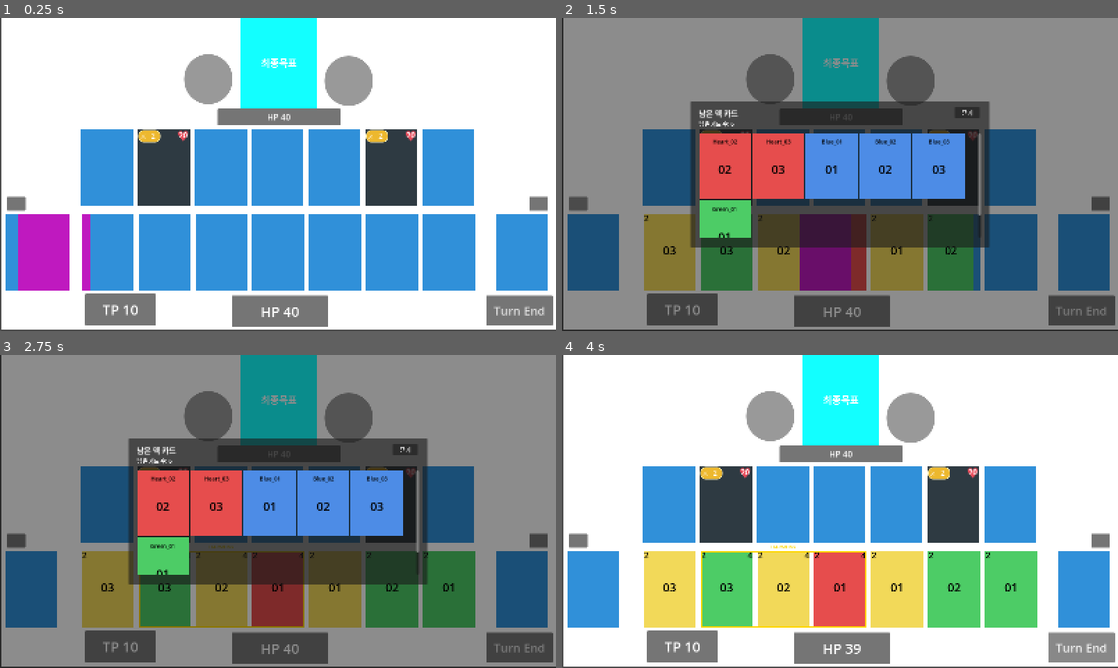
Above: before the commit, frames 1-4 (two rows, left to right).
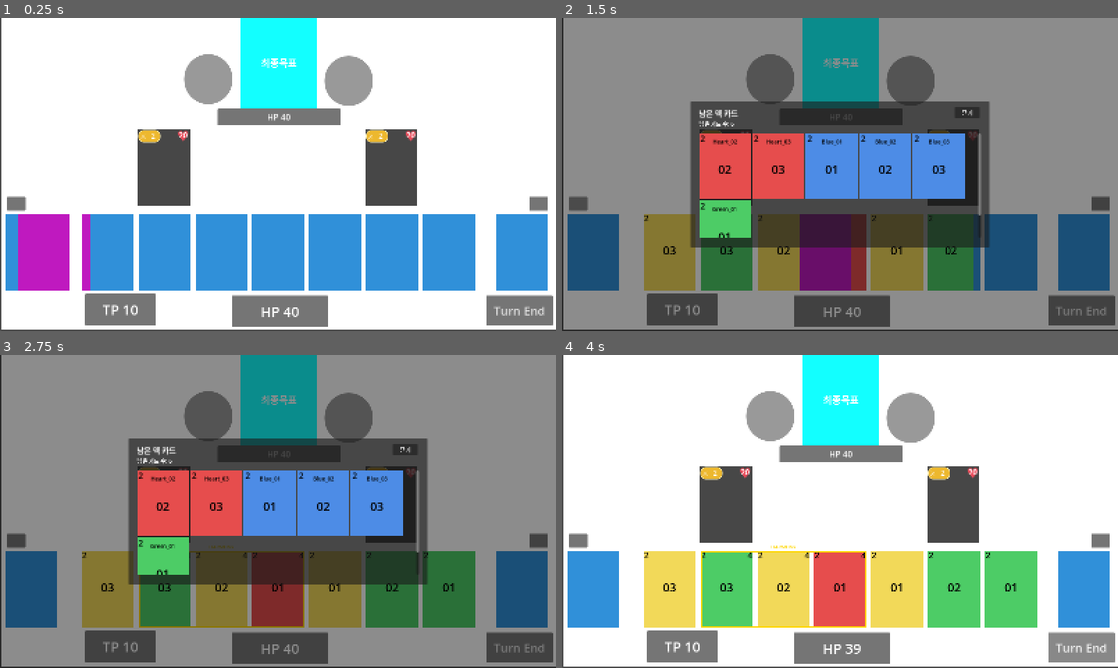
Above: after the commit, the same moments.

Repository: jeungwonkyo/card-battle-prototype
Game: Godot game, scene res://BattleScene.tscn
Same seed, same stepped clock (60 frames per second), same inputs: the game is played once before the commit and once after it. The project has no main scene, so this scene is started directly.
Inputs (mouse positions are in pixels of both pictures, inside the frame that each line leads up to):
- Up to frame 1 (0.25 s): no input
- Up to frame 2 (1.5 s): click "Turn End" at 0.5 s; click (578, 202) at 1.25 s
- Up to frame 3 (2.75 s): click (539, 539) at 2 s
- Up to frame 4 (4 s): click "닫기" at 2.75 s; click "Turn End" at 3.5 s

The runs differ from the first frame. In frame 1, 16% of the frame differs, in the area x 14-86%, y 35-60%; in frame 2, 5.8%; in frame 3, 5.8%; in frame 4, 16%.

Commit message:
카드화 직전

Diff:
--- a/BattleScene.gd
+++ b/BattleScene.gd
@@ -8,6 +8,7 @@
 const CardBuffDebuffSystemScript = preload("res://CardBuffDebuffSystem.gd")
 const CardDefinitionScript = preload("res://CardDefinition.gd")
 const CardEffectSystemScript = preload("res://CardEffectSystem.gd")
+const BattleTempResultPopupScript = preload("res://BattleTempResultPopup.gd")
 
 @onready var player_field_layer: Control = $Layer1_PlayerField
 @onready var deck_body: PileBody = $Layer1_PlayerField/Deck
@@ -67,6 +68,8 @@
 var card_buff_debuff_system: CardBuffDebuffSystem = null
 var card_definition: CardDefinition = null
 var card_effect_system: CardEffectSystem = null
+var battle_temp_result_popup: BattleTempResultPopup = null
+var is_temporary_battle_result_open: bool = false
 var is_combo_attack_in_progress: bool = false
 
 func _ready() -> void:
@@ -80,6 +83,7 @@
 	_setup_card_effect_system()
 	_setup_card_stat_system()
 	_setup_monster_action_system()
+	_setup_battle_temp_result_popup()
 	_build_start_deck()
 	_create_pile_popup()
 	_setup_test_monsters()
@@ -161,6 +165,61 @@
 	monster_action_system.setup(self)
 
 	print("몬스터 행동 시스템 연결 완료")
+
+func _setup_battle_temp_result_popup() -> void:
+	if battle_temp_result_popup != null:
+		return
+
+	battle_temp_result_popup = BattleTempResultPopupScript.new() as BattleTempResultPopup
+	if battle_temp_result_popup == null:
+		print("임시 전투 결과 팝업 생성 실패")
+		return
+
+	add_child(battle_temp_result_popup)
+
+	if not battle_temp_result_popup.restart_requested.is_connected(_on_battle_temp_result_restart_requested):
+		battle_temp_result_popup.restart_requested.connect(_on_battle_temp_result_restart_requested)
+
+	print("임시 전투 결과 팝업 연결 완료")
+
+func _on_battle_temp_result_restart_requested() -> void:
+	is_temporary_battle_result_open = false
+
+	if battle_temp_result_popup != null and is_instance_valid(battle_temp_result_popup):
+		battle_temp_result_popup.hide_popup()
+
+	get_tree().reload_current_scene()
+
+func _open_temporary_game_over() -> void:
+	if is_temporary_battle_result_open:
+		return
+
+	is_temporary_battle_result_open = true
+
+	if battle_temp_result_popup != null and is_instance_valid(battle_temp_result_popup):
+		battle_temp_result_popup.show_game_over()
+
+	print("임시 전투 결과 / GAME OVER")
+
+func _open_temporary_stage_clear() -> void:
+	if is_temporary_battle_result_open:
+		return
+
+	is_temporary_battle_result_open = true
+
+	if battle_temp_result_popup != null and is_instance_valid(battle_temp_result_popup):
+		battle_temp_result_popup.show_stage_clear()
+
+	print("임시 전투 결과 / STAGE CLEAR")
+
+func _get_player_hp_for_temp_result() -> int:
+	if not _can_use_player_status_ui():
+		return -1
+
+	return player_status_ui.get_hp()
+
+func _is_player_dead_for_temp_result() -> bool:
+	return _get_player_hp_for_temp_result() <= 0
 
 func _run_monster_action_phase(trigger_type: String) -> void:
 	if monster_action_system == null:
@@ -299,6 +358,9 @@
 
 	print("최종목표 피격 / 피해:", damage, "/ 남은 HP:", next_hp)
 
+	if next_hp <= 0:
+		_open_temporary_stage_clear()
+
 func _fix_scene_input_layers() -> void:
 	var ignore_paths: Array[String] = [
 		"Layer1_PlayerField/ColorRect",
@@ -353,6 +415,9 @@
 func _on_end_turn_button_pressed() -> void:
 	print("턴 종료 버튼 눌림")
 
+	if is_temporary_battle_result_open:
+		return
+
 	if is_opening_deal_in_progress:
 		print("턴 종료 무시 / 오프닝 배치 중")
 		return
@@ -362,6 +427,10 @@
 		return
 
 	await _run_monster_action_phase("turn_end")
+
+	if _is_player_dead_for_temp_result():
+		_open_temporary_game_over()
+		return
 
 	if _can_use_player_status_ui():
 		player_status_ui.reset_tp_to_start()
@@ -398,6 +467,8 @@
 	new_card.data_id = data_id
 	new_card.combo_id = combo_id
 	new_card.card_name = card_name
+	new_card.suit = ""
+	new_card.faction = ""
 	new_card.owner_side = owner_side
 	new_card.base_level = default_card_level
 	new_card.temp_level_delta = 0
@@ -406,9 +477,14 @@
 		var definition: Dictionary = card_definition.get_definition_by_data_id(data_id)
 		var display_name: String = String(definition.get("display_name", card_name))
 		var definition_id: String = String(definition.get("definition_id", ""))
+		var suit: String = String(definition.get("suit", ""))
+		var faction: String = String(definition.get("faction", ""))
 
 		if display_name != "":
 			new_card.card_name = display_name
+
+		new_card.suit = suit
+		new_card.faction = faction
 
 		if definition_id != "":
 			new_card.set_meta("card_definition_id", definition_id)
@@ -1563,6 +1639,9 @@
 
 		attack_order_index += 1
 
+		if is_temporary_battle_result_open:
+			break
+
 	if preview_owner != null and is_instance_valid(preview_owner):
 		if preview_owner.has_method("finish_combo_drag_attack_preview"):
 			preview_owner.finish_combo_drag_attack_preview()
@@ -1581,7 +1660,16 @@
 	_refresh_open_pile_popup()
 	clear_combo_drag_target_highlight()
 
+	if is_temporary_battle_result_open:
+		is_combo_attack_in_progress = false
+		return
+
 	await _run_monster_action_phase("after_combo")
+
+	if _is_player_dead_for_temp_result():
+		_open_temporary_game_over()
+		is_combo_attack_in_progress = false
+		return
 
 	is_combo_attack_in_progress = false
 
@@ -2364,6 +2452,17 @@
 	bg.color = _get_popup_card_color_by_combo_id(int(card_state.combo_id))
 	bg.mouse_filter = Control.MOUSE_FILTER_IGNORE
 	root.add_child(bg)
+
+	var level_label: Label = Label.new()
+	level_label.position = Vector2(4, -2)
+	level_label.size = Vector2(40, 24)
+	level_label.horizontal_alignment = HORIZONTAL_ALIGNMENT_LEFT
+	level_label.vertical_alignment = VERTICAL_ALIGNMENT_CENTER
+	level_label.text = str(int(card_state.get_current_level()))
+	level_label.add_theme_font_size_override("font_size", 24)
+	level_label.add_theme_color_override("font_color", _get_popup_card_level_color(card_state))
+	level_label.mouse_filter = Control.MOUSE_FILTER_IGNORE
+	root.add_child(level_label)
 
 	var name_label: Label = Label.new()
 	name_label.position = Vector2(0, 12)
@@ -2424,6 +2523,21 @@
 		return ""
 
 	return parts[1]
+
+func _get_popup_card_level_color(card_state) -> Color:
+	if card_state == null:
+		return Color(0, 0, 0, 1)
+
+	var current_level: int = int(card_state.get_current_level())
+	var base_level: int = int(card_state.base_level)
+
+	if current_level > base_level:
+		return Color(1.0, 0.85, 0.1, 1.0)
+
+	if current_level < base_level:
+		return Color(1.0, 0.25, 0.25, 1.0)
+
+	return Color(0, 0, 0, 1)
 
 func _get_popup_card_color_by_combo_id(combo_id: int) -> Color:
 	match combo_id:
--- a/BattleScene.tscn
+++ b/BattleScene.tscn
@@ -379,6 +379,7 @@
 script = ExtResource("1_ttbo7")
 
 [node name="ColorRect" type="ColorRect" parent="Layer2_MonsterField/M_SlotStation/MonsterSlot7" unique_id=1495262738]
+visible = false
 layout_mode = 1
 anchors_preset = 15
 anchor_right = 1.0
@@ -397,6 +398,7 @@
 script = ExtResource("1_ttbo7")
 
 [node name="ColorRect" type="ColorRect" parent="Layer2_MonsterField/M_SlotStation/MonsterSlot6" unique_id=865931604]
+visible = false
 layout_mode = 1
 anchors_preset = 15
 anchor_right = 1.0
@@ -414,6 +416,7 @@
 script = ExtResource("1_ttbo7")
 
 [node name="ColorRect" type="ColorRect" parent="Layer2_MonsterField/M_SlotStation/MonsterSlot5" unique_id=1178978591]
+visible = false
 layout_mode = 1
 anchors_preset = 15
 anchor_right = 1.0
@@ -438,6 +441,7 @@
 script = ExtResource("1_ttbo7")
 
 [node name="ColorRect" type="ColorRect" parent="Layer2_MonsterField/M_SlotStation/MonsterSlot4" unique_id=1349905421]
+visible = false
 layout_mode = 1
 anchors_preset = 15
 anchor_right = 1.0
@@ -455,6 +459,7 @@
 script = ExtResource("1_ttbo7")
 
 [node name="ColorRect" type="ColorRect" parent="Layer2_MonsterField/M_SlotStation/MonsterSlot3" unique_id=1578340058]
+visible = false
 layout_mode = 1
 anchors_preset = 15
 anchor_right = 1.0
@@ -472,6 +477,7 @@
 script = ExtResource("1_ttbo7")
 
 [node name="ColorRect" type="ColorRect" parent="Layer2_MonsterField/M_SlotStation/MonsterSlot2" unique_id=607154510]
+visible = false
 layout_mode = 1
 anchors_preset = 15
 anchor_right = 1.0
@@ -489,6 +495,7 @@
 script = ExtResource("1_ttbo7")
 
 [node name="ColorRect" type="ColorRect" parent="Layer2_MonsterField/M_SlotStation/MonsterSlot1" unique_id=1129038640]
+visible = false
 layout_mode = 1
 anchors_preset = 15
 anchor_right = 1.0
--- /dev/null
+++ b/BattleTempResultPopup.gd
@@ -0,0 +1,105 @@
+extends CanvasLayer
+class_name BattleTempResultPopup
+
+signal restart_requested
+
+var overlay: ColorRect = null
+var panel: Panel = null
+var title_label: Label = null
+var message_label: Label = null
+var restart_button: Button = null
+
+func _ready() -> void:
+	layer = 200
+	visible = false
+	_build_ui()
+	_refresh_layout()
+
+func _notification(what: int) -> void:
+	if what == NOTIFICATION_WM_SIZE_CHANGED:
+		_refresh_layout()
+
+func show_game_over() -> void:
+	_show_result("GAME OVER", "Player HP reached 0.", "Restart Battle")
+
+func show_stage_clear() -> void:
+	_show_result("STAGE CLEAR", "Final Objective defeated.", "Restart Battle")
+
+func hide_popup() -> void:
+	visible = false
+
+func _show_result(title_text: String, message_text: String, button_text: String) -> void:
+	if overlay == null:
+		return
+
+	title_label.text = title_text
+	message_label.text = message_text
+	restart_button.text = button_text
+
+	_refresh_layout()
+	visible = true
+
+func _build_ui() -> void:
+	overlay = ColorRect.new()
+	overlay.color = Color(0, 0, 0, 0.55)
+	overlay.mouse_filter = Control.MOUSE_FILTER_STOP
+	add_child(overlay)
+
+	panel = Panel.new()
+	panel.mouse_filter = Control.MOUSE_FILTER_STOP
+	overlay.add_child(panel)
+
+	var panel_style := StyleBoxFlat.new()
+	panel_style.bg_color = Color(0.16, 0.16, 0.16, 0.96)
+	panel_style.border_width_left = 2
+	panel_style.border_width_top = 2
+	panel_style.border_width_right = 2
+	panel_style.border_width_bottom = 2
+	panel_style.border_color = Color(0.8, 0.8, 0.8, 1.0)
+	panel.add_theme_stylebox_override("panel", panel_style)
+
+	title_label = Label.new()
+	title_label.horizontal_alignment = HORIZONTAL_ALIGNMENT_CENTER
+	title_label.vertical_alignment = VERTICAL_ALIGNMENT_CENTER
+	title_label.add_theme_font_size_override("font_size", 34)
+	title_label.add_theme_color_override("font_color", Color(1, 1, 1, 1))
+	panel.add_child(title_label)
+
+	message_label = Label.new()
+	message_label.horizontal_alignment = HORIZONTAL_ALIGNMENT_CENTER
+	message_label.vertical_alignment = VERTICAL_ALIGNMENT_CENTER
+	message_label.add_theme_font_size_override("font_size", 20)
+	message_label.add_theme_color_override("font_color", Color(0.9, 0.9, 0.9, 1))
+	panel.add_child(message_label)
+
+	restart_button = Button.new()
+	restart_button.text = "Restart Battle"
+	restart_button.add_theme_font_size_override("font_size", 22)
+	restart_button.pressed.connect(_on_restart_button_pressed)
+	panel.add_child(restart_button)
+
+func _refresh_layout() -> void:
+	if overlay == null:
+		return
+	if panel == null:
+		return
+
+	var viewport_size: Vector2 = get_viewport().get_visible_rect().size
+
+	overlay.position = Vector2.ZERO
+	overlay.size = viewport_size
+
+	panel.size = Vector2(520, 240)
+	panel.position = (viewport_size - panel.size) * 0.5
+
+	title_label.position = Vector2(24, 28)
+	title_label.size = Vector2(panel.size.x - 48, 44)
+
+	message_label.position = Vector2(24, 88)
+	message_label.size = Vector2(panel.size.x - 48, 36)
+
+	restart_button.position = Vector2((panel.size.x - 220) * 0.5, 156)
+	restart_button.size = Vector2(220, 46)
+
+func _on_restart_button_pressed() -> void:
+	restart_requested.emit()
--- a/CardState.gd
+++ b/CardState.gd
@@ -9,10 +9,15 @@
 
 # 조합 판정용 그룹값
 var combo_id: int = 0
-
 # 카드 이름
 # 예: 빨강_01 / 파랑_03
 var card_name: String = ""
+
+# 카드 분류
+# suit = 상위 분류(heart / diamond / clover / spade)
+# faction = 하위 분류(sanctuary / bloodline 등)
+var suit: String = ""
+var faction: String = ""
 
 # 소속 진영
 var owner_side: String = "player"
@@ -42,11 +47,13 @@
 	temp_level_delta = 0
 
 func to_log_string() -> String:
-	return "instance_id=%d / data_id=%d / combo_id=%d / card_name=%s / owner_side=%s / base_level=%d / temp_level_delta=%d / current_level=%d" % [
+	return "instance_id=%d / data_id=%d / combo_id=%d / card_name=%s / suit=%s / faction=%s / owner_side=%s / base_level=%d / temp_level_delta=%d / current_level=%d" % [
 		instance_id,
 		data_id,
 		combo_id,
 		card_name,
+		suit,
+		faction,
 		owner_side,
 		base_level,
 		temp_level_delta,
Not shown, added: BattleTempResultPopup.gd.uid
